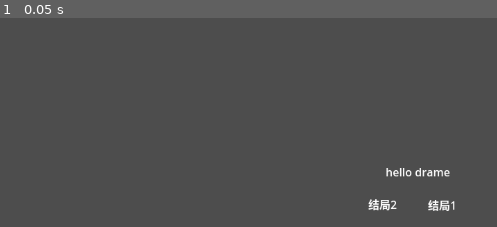
Above: before the commit, frame 1.
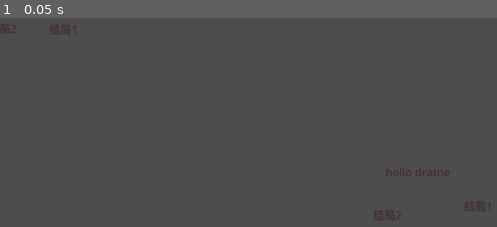
Above: after the commit, the same moment.

Repository: a2115797/godotNote
Game: Godot game, scene res://scenes/incident/incident_demo.tscn
Same seed, same stepped clock (60 frames per second), same inputs: the game is played once before the commit and once after it. The project has no main scene, so this scene is started directly.
Inputs:
- Up to frame 1 (0.05 s): no input

The runs differ from the first frame. In frame 1, 0.9% of the frame differs, in the area x 0-99%, y 2-98%.

Commit message:
添加对话框

Diff:
--- a/project.godot
+++ b/project.godot
@@ -13,6 +13,10 @@
 config/name="Godot Note"
 config/features=PackedStringArray("4.2", "Mobile")
 config/icon="res://icon.svg"
+
+[gui]
+
+theme/custom="res://resources/theme/first_ui.tres"
 
 [input]
 
--- /dev/null
+++ b/resources/theme/first_ui.tres
@@ -0,0 +1,14 @@
+[gd_resource type="Theme" load_steps=3 format=3 uid="uid://jumsrplbmesd"]
+
+[ext_resource type="Texture2D" uid="uid://cg8onr5vtpudt" path="res://assets/ui/generic-rpg-ui-text-box.png" id="1_qtsav"]
+
+[sub_resource type="StyleBoxTexture" id="StyleBoxTexture_xeuif"]
+texture = ExtResource("1_qtsav")
+texture_margin_left = 8.0
+texture_margin_top = 8.0
+texture_margin_right = 8.0
+texture_margin_bottom = 8.0
+
+[resource]
+Label/colors/font_color = Color(0.258824, 0.188235, 0.215686, 1)
+Panel/styles/panel = SubResource("StyleBoxTexture_xeuif")
--- a/scenes/drama/drama.tscn
+++ b/scenes/drama/drama.tscn
@@ -1,4 +1,7 @@
-[gd_scene format=3 uid="uid://btqjktqipy5x6"]
+[gd_scene load_steps=3 format=3 uid="uid://btqjktqipy5x6"]
+
+[ext_resource type="PackedScene" uid="uid://bifs8ip6dmsuv" path="res://scenes/drama/ending_1.tscn" id="1_qjxqh"]
+[ext_resource type="PackedScene" uid="uid://bskr7caqk2k8s" path="res://scenes/drama/ending_2.tscn" id="2_sqfct"]
 
 [node name="drama" type="Node2D"]
 
@@ -8,3 +11,9 @@
 offset_right = 596.0
 offset_bottom = 287.0
 text = "hello drame"
+
+[node name="ending_1" parent="." instance=ExtResource("1_qjxqh")]
+position = Vector2(685, 325)
+
+[node name="ending_2" parent="." instance=ExtResource("2_sqfct")]
+position = Vector2(556, 338)
--- a/scenes/drama/ending_1.tscn
+++ b/scenes/drama/ending_1.tscn
@@ -3,8 +3,8 @@
 [node name="ending_1" type="Node2D"]
 
 [node name="Label" type="Label" parent="."]
-offset_left = 530.0
-offset_top = 241.0
-offset_right = 572.0
-offset_bottom = 264.0
+offset_left = -16.0
+offset_top = -13.0
+offset_right = 26.0
+offset_bottom = 10.0
 text = "结局1"
--- a/scenes/drama/ending_2.tscn
+++ b/scenes/drama/ending_2.tscn
@@ -3,8 +3,8 @@
 [node name="ending_1" type="Node2D"]
 
 [node name="Label" type="Label" parent="."]
-offset_left = 530.0
-offset_top = 241.0
-offset_right = 572.0
-offset_bottom = 264.0
+offset_left = -18.0
+offset_top = -13.0
+offset_right = 24.0
+offset_bottom = 10.0
 text = "结局2"
--- /dev/null
+++ b/scenes/ui/dialog/dialog_box.gd
@@ -0,0 +1,53 @@
+extends CanvasLayer
+
+const AVATAR_MAP = {
+	"gabe": preload("res://assets/environment/sensei.png"),
+	"sens": preload("res://assets/environment/boss_bee.png")
+}
+
+var dialogs = []
+var current = 0
+
+
+@onready var contentBox = $ContentBox
+@onready var content = $ContentBox/Content
+@onready var avatar = $ContentBox/Avatar
+@onready var tween: Tween
+
+func _ready():
+	hide_dialog_box()
+	show_dialog_box([
+		{avatar="gabe",text="怪物，还我孙子！"},
+		{avatar="sens",text="你孙子早被吃了，嘎嘎！！！"},
+		{avatar="gabe",text="混蛋！纳命来！！！"},
+		{avatar="sens",text="不要，不要，不要再打了！再打你孙子就死得不要不要的啦！！！"},
+	])
+
+func _unhandled_input(event):
+	if event.is_action_pressed("ui_accept"):
+		if current + 1 < dialogs.size():
+			if(tween and tween.is_running()):
+				tween.kill()
+				content.visible_ratio = 1
+			else:
+				_show_dialog(current + 1)
+		else:
+			hide_dialog_box()
+		get_viewport().set_input_as_handled()
+
+func hide_dialog_box():
+	contentBox.hide()
+
+func show_dialog_box(_dialogs):
+	dialogs = _dialogs
+	contentBox.show()
+	_show_dialog(0)
+
+func _show_dialog(index):
+	current = index
+	var dialog = dialogs[index]
+	content.visible_ratio = 0
+	content.text = dialog.text
+	avatar.texture = AVATAR_MAP[dialog.avatar]
+	tween = get_tree().create_tween()
+	tween.tween_property(content, "visible_ratio", 1, .5).set_trans(Tween.TRANS_LINEAR).set_ease(Tween.EASE_OUT)
--- /dev/null
+++ b/scenes/ui/dialog/dialog_box.tscn
@@ -0,0 +1,49 @@
+[gd_scene load_steps=4 format=3 uid="uid://dt745igt0xt4j"]
+
+[ext_resource type="Script" path="res://scenes/ui/dialog/dialog_box.gd" id="1_543s5"]
+[ext_resource type="Texture2D" uid="uid://c24nidm5deot7" path="res://assets/environment/sensei.png" id="2_2j7h4"]
+
+[sub_resource type="StyleBoxEmpty" id="StyleBoxEmpty_axr2c"]
+content_margin_left = 110.0
+content_margin_top = 20.0
+content_margin_right = 10.0
+content_margin_bottom = 10.0
+
+[node name="DialogBox" type="CanvasLayer"]
+script = ExtResource("1_543s5")
+
+[node name="ContentBox" type="Panel" parent="."]
+anchors_preset = 12
+anchor_top = 1.0
+anchor_right = 1.0
+anchor_bottom = 1.0
+offset_left = 128.0
+offset_top = -104.0
+offset_right = -128.0
+grow_horizontal = 2
+grow_vertical = 0
+
+[node name="Content" type="Label" parent="ContentBox"]
+layout_mode = 1
+anchors_preset = 12
+anchor_top = 1.0
+anchor_right = 1.0
+anchor_bottom = 1.0
+offset_top = -104.0
+grow_horizontal = 2
+grow_vertical = 0
+theme_override_styles/normal = SubResource("StyleBoxEmpty_axr2c")
+text = "测试UI
+阿里巴巴嘛哩嘛哩哄"
+autowrap_mode = 2
+
+[node name="Avatar" type="TextureRect" parent="ContentBox"]
+layout_mode = 1
+anchors_preset = -1
+anchor_bottom = 1.0
+offset_left = 16.0
+offset_top = 16.0
+offset_right = 96.0
+offset_bottom = -8.0
+texture = ExtResource("2_2j7h4")
+stretch_mode = 5
Binary file added: assets/environment/atlas.png
Not shown, added: assets/environment/atlas.png.import
Binary file added: assets/environment/boss_bee.png
Not shown, added: assets/environment/boss_bee.png.import
Binary file added: assets/environment/sensei.png
Not shown, added: assets/environment/sensei.png.import
Binary file added: assets/ui/generic-rpg-ui-text-box.png
Not shown, added: assets/ui/generic-rpg-ui-text-box.png.import
